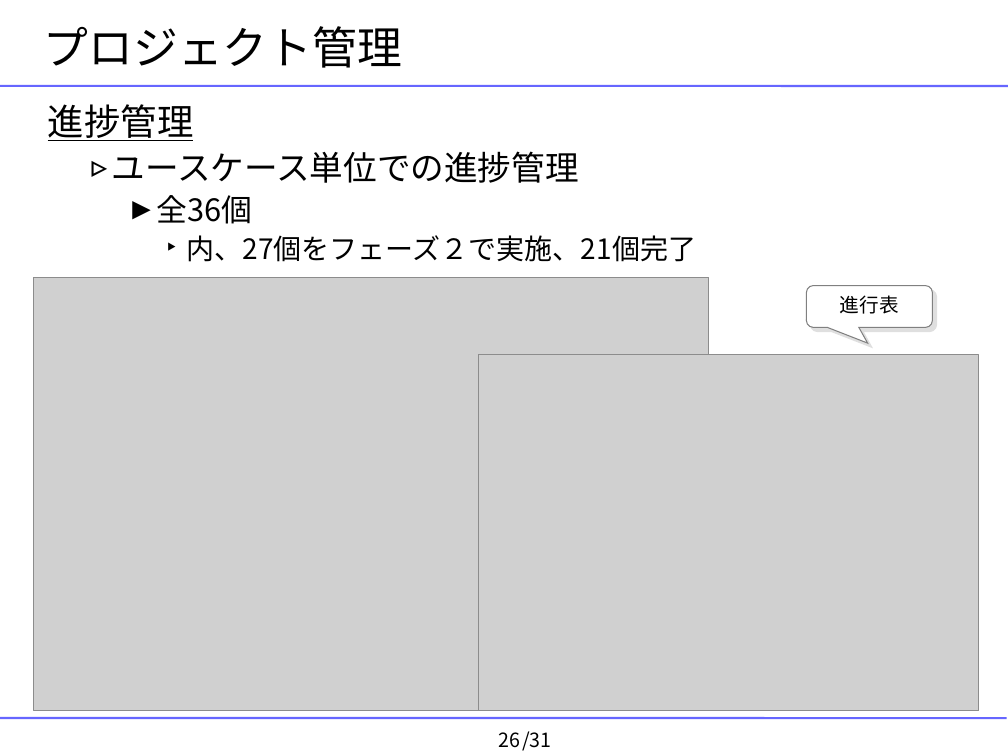
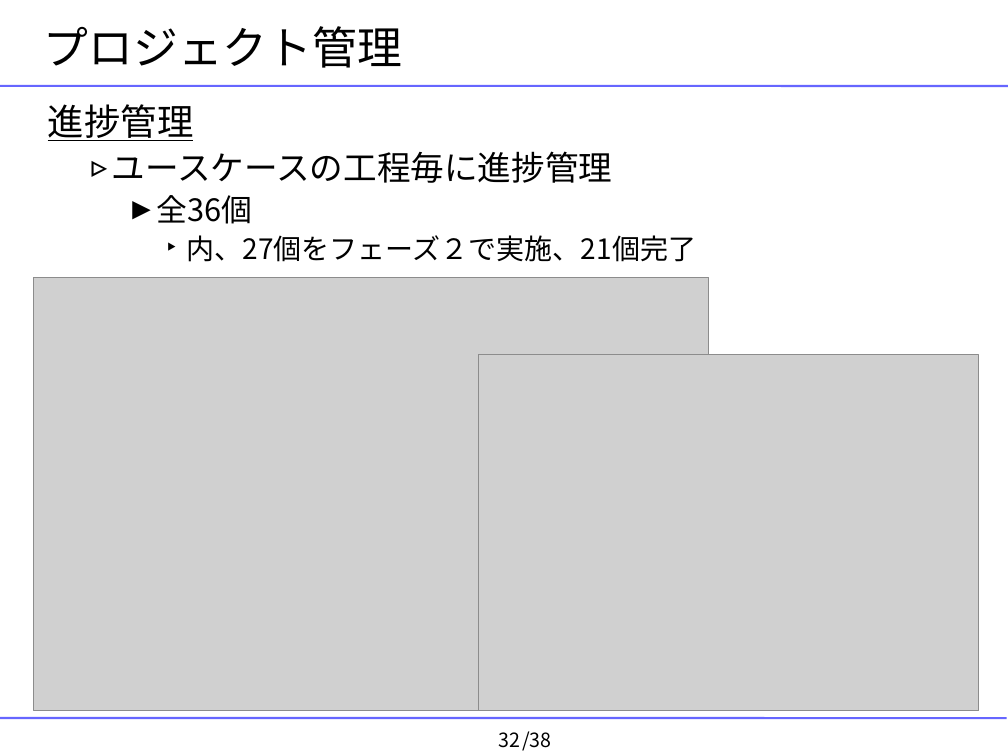
Before and after one commit to YixiaoLi/tlv4mc, a slide deck: slide 32 of doc/masterThesis/2008/goto/goto-thesis-slide.ppt (slide 26 before the commit). Drawn at 1008x756 pixels with LibreOffice and Linux fonts; fonts in the diff are those of the drawing; grey boxes stand for pictures; background and template pictures are left out. Boxes give left, top, right and bottom in pixels: in the first picture for what was removed or moved away, otherwise in the second. Text is boxed around its words. In the diff, an @@ line names an element or a change of style, - is before the commit and + after.

```diff
--- a/doc/masterThesis/2008/goto/goto-thesis-slide.ppt
+++ b/doc/masterThesis/2008/goto/goto-thesis-slide.ppt
@@ text at box(112, 151, 613, 183): text changed @@
-  ▹ ユースケース単位での進捗管理
+  ▹ ユースケースの工程毎に進捗管理
@@ rounded speech box removed at box(806, 285, 932, 327) @@
-進行表
@@ page number at box(499, 732, 521, 748): text changed @@
-26
+32
@@ text at box(522, 731, 551, 751): text changed @@
-/31
+/38
```
Also in this commit, not shown: 20 other slides changed, 18 slides added, 11 slides removed, 19 other files.
